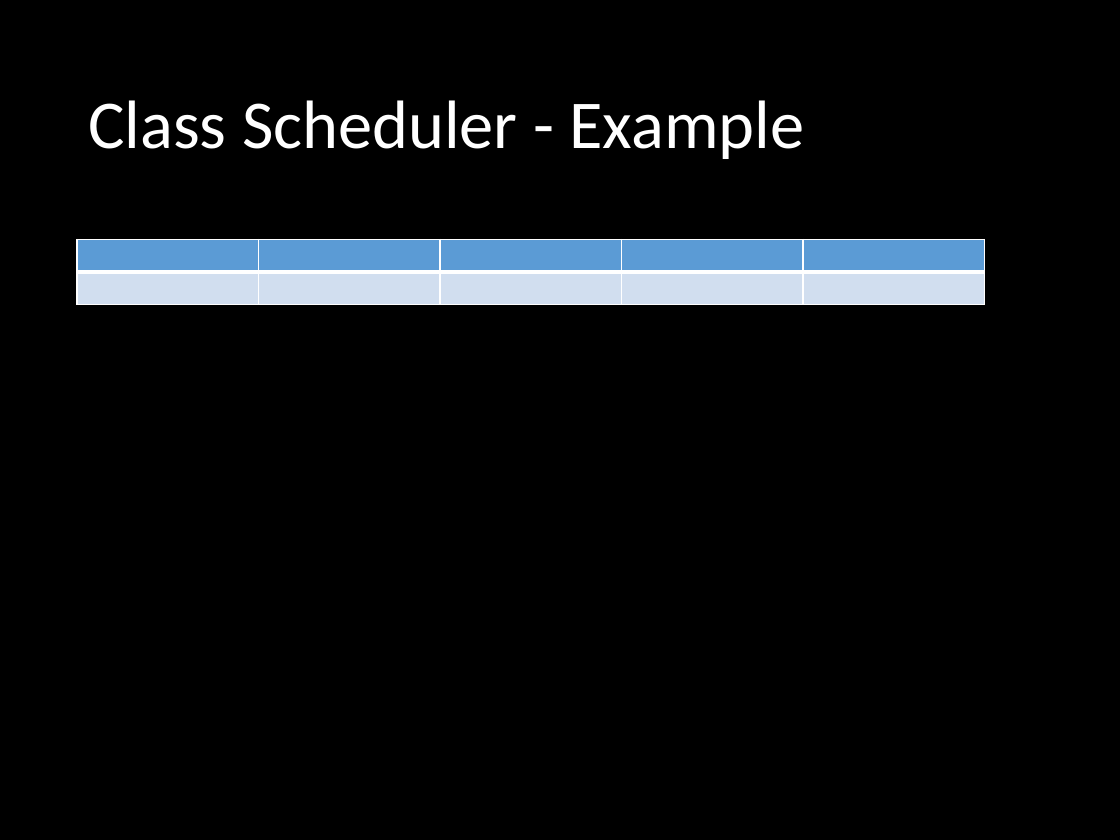
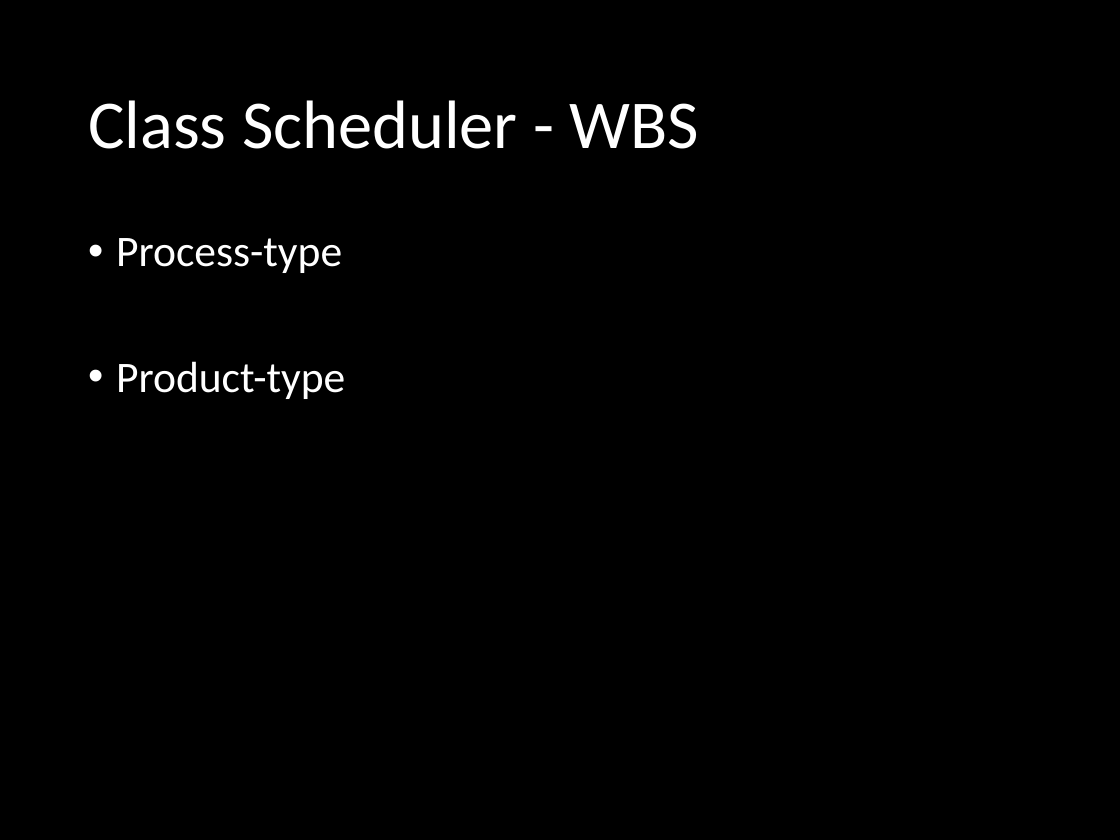
Before and after one commit to hmchan83/cs3343-2014a-g6, a slide deck: slide 9 of PM docs/Presentation.pptx (slide 8 before the commit). Drawn at 1120x840 pixels with LibreOffice and Linux fonts; fonts in the diff are those of the drawing. Boxes give left, top, right and bottom in pixels: in the first picture for what was removed or moved away, otherwise in the second. Text is boxed around its words. In the diff, an @@ line names an element or a change of style, - is before the commit and + after.

```diff
--- a/PM docs/Presentation.pptx
+++ b/PM docs/Presentation.pptx
@@ title at [88,100,699,149]: text changed @@
-Class Scheduler - Example
+Class Scheduler - WBS
@@ text added at [116,238,345,399], 28 pt, text #FFFFFF @@
+• Process-type
+• Product-type
@@ table removed at [77,240,984,304], 2 rows, 5 columns @@
- |  |  |  | 
- |  |  |  | 
```
Also in this commit, not shown: 2 slides added, 2 other files.
